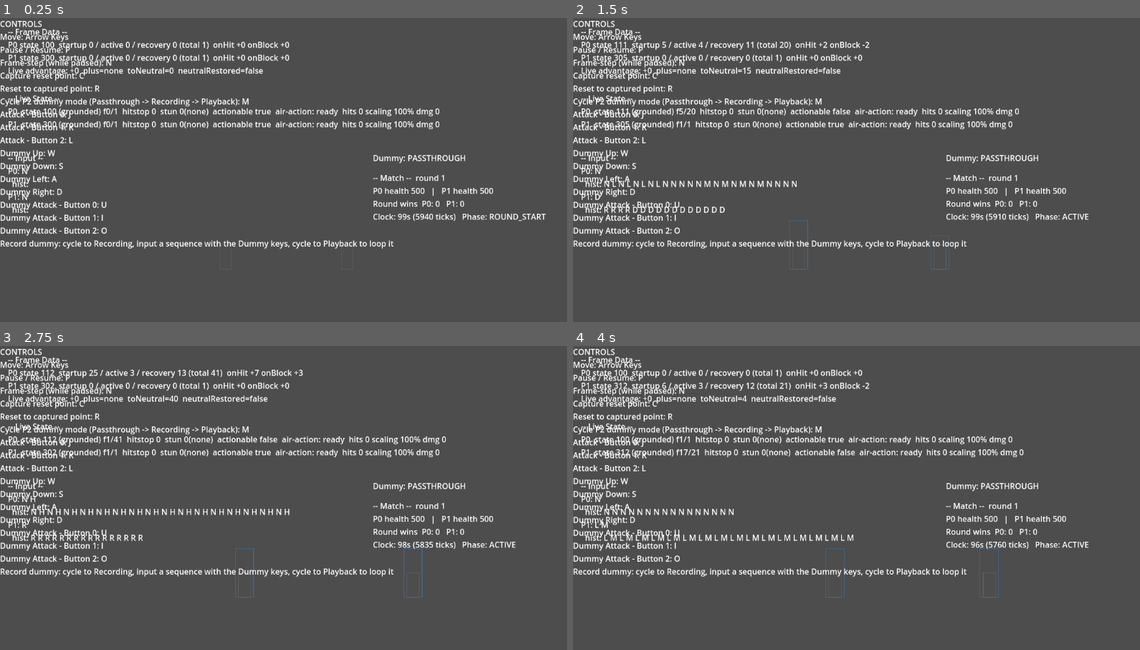
Above: before the commit, frames 1-4 (two rows, left to right).
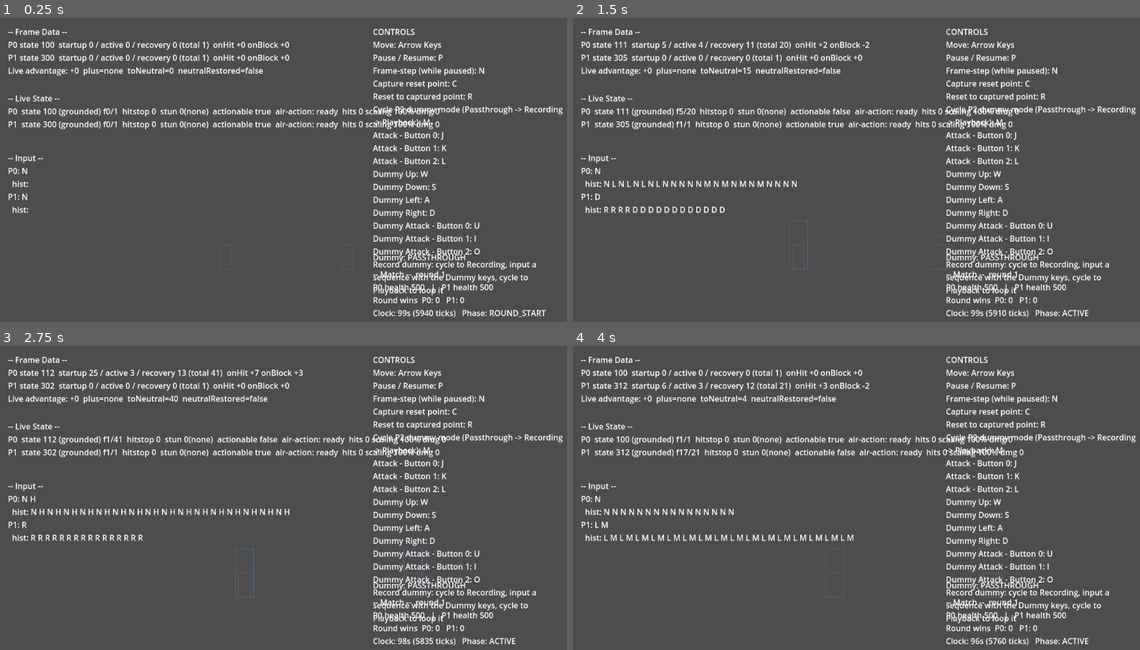
Above: after the commit, the same moments.

Repository: thetitan555/FoggyGlass
Game: Godot game, scene res://scenes/training_mode.tscn
Same seed, same stepped clock (60 frames per second), same inputs: the game is played once before the commit and once after it. This scene is started directly instead of the project's main scene.
Inputs:
- Up to frame 1 (0.25 s): no input
- Up to frame 2 (1.5 s): tap Enter at 0.5 s; hold D (tm_dummy_right) 0.53-1.28 s; hold J (tm_button_0) 0.53-1.28 s; hold S (tm_dummy_down) from 1.28 s (still down); tap K (tm_button_1) at 1.35 s
- Up to frame 3 (2.75 s): release S (tm_dummy_down) at 2.03 s; hold D (tm_dummy_right) from 2.03 s (still down); hold L (tm_button_2) from 2.03 s (still down)
- Up to frame 4 (4 s): release D (tm_dummy_right) at 2.78 s; release L (tm_button_2) at 2.78 s; hold W (tm_dummy_up) 2.78-3.53 s; tap U (tm_dummy_button_0) at 2.85 s; hold A (tm_dummy_left) from 3.53 s (still down); hold I (tm_dummy_button_1) from 3.53 s (still down)

The runs differ from the first frame. In frame 1, 8.8% of the frame differs, in the area x 0-100%, y 0-99%; in frame 2, 8.7%; in frame 3, 8.7%; in frame 4, 8.7%.

Commit message:
dev(flag 2026-07-16 #4): re-solve training_mode.tscn HUD layout, no overlap
Root cause: ControlsLegend renders ~18 lines (every bound control +
the dummy record/playback workflow hint) but was allotted only a
244px-tall box since it was first authored (TKT-P1.1-02) -- undersized
from the start, not something that only broke with TKT-P2-08's new
panels. The user's own gate-time edit (commit 7c88462) relocated the
box to top-left to read it, but that was a workaround: it didn't
enlarge the box, so the same overflow just started bleeding into
FrameDataPanel/LiveStatePanel instead of DummyModeIndicator/MatchPanel.

Fix: ControlsLegend gets a box actually sized for its content (444px
tall, word-wrap enabled so its two long lines wrap instead of running
off the right edge of the window), and DummyModeIndicator/MatchPanel
are restacked below it in the right column with real clearance. Left
column (FrameDataPanel/LiveStatePanel/InputHistoryPanel) is untouched
-- their content already fit their boxes. Verified by loading the
actual .tscn headlessly and reading back every panel's Control.rect:
no two rects overlap, and the whole right column (max y=624) fits
inside the 1152x648 default viewport with margin. This does not
preserve the user's hand-edited offsets (they were a workaround, not
the fix) and does not silently revert to the pre-gate layout either --
both column layouts changed to fit real content.

Co-Authored-By: Claude Opus 4.8 <noreply@anthropic.com>

Diff:
--- a/game/scenes/training_mode.tscn
+++ b/game/scenes/training_mode.tscn
@@ -65,22 +65,25 @@
 [node name="ControlsLegend" type="Control" parent="."]
 layout_mode = 3
 anchors_preset = 0
-offset_right = 386.0
-offset_bottom = 244.0
+offset_left = 750.0
+offset_top = 16.0
+offset_right = 1136.0
+offset_bottom = 460.0
 script = ExtResource("7_legend")
 
 [node name="Label" type="Label" parent="ControlsLegend"]
 layout_mode = 0
 offset_right = 386.0
-offset_bottom = 244.0
+offset_bottom = 444.0
+autowrap_mode = 3
 
 [node name="DummyModeIndicator" type="Control" parent="."]
 layout_mode = 3
 anchors_preset = 0
 offset_left = 750.0
-offset_top = 270.0
+offset_top = 470.0
 offset_right = 1136.0
-offset_bottom = 300.0
+offset_bottom = 494.0
 script = ExtResource("8_dummymode")
 
 [node name="Label" type="Label" parent="DummyModeIndicator"]
@@ -92,9 +95,9 @@
 layout_mode = 3
 anchors_preset = 0
 offset_left = 750.0
-offset_top = 310.0
+offset_top = 504.0
 offset_right = 1136.0
-offset_bottom = 430.0
+offset_bottom = 624.0
 script = ExtResource("9_matchpanel")
 
 [node name="Label" type="Label" parent="MatchPanel"]
